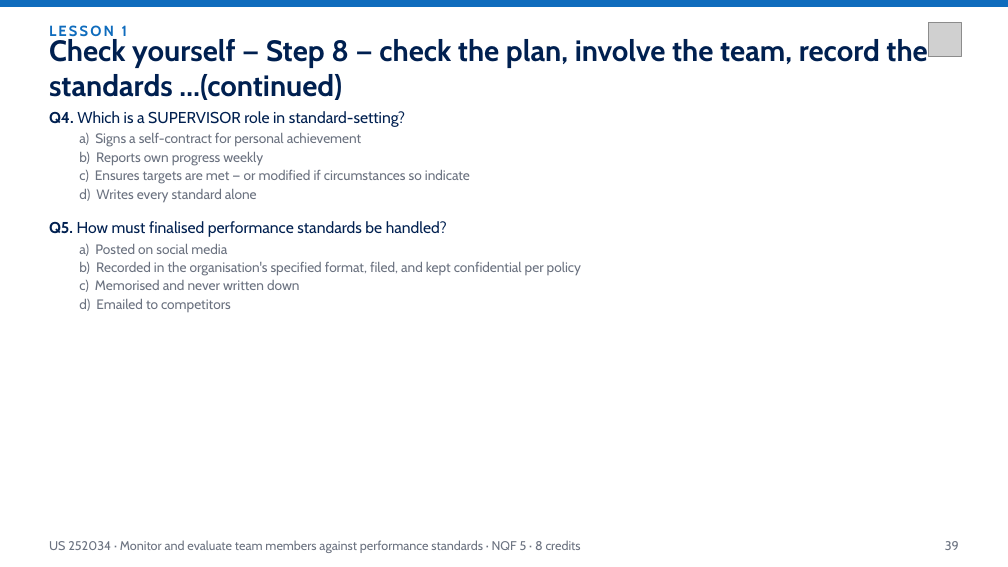
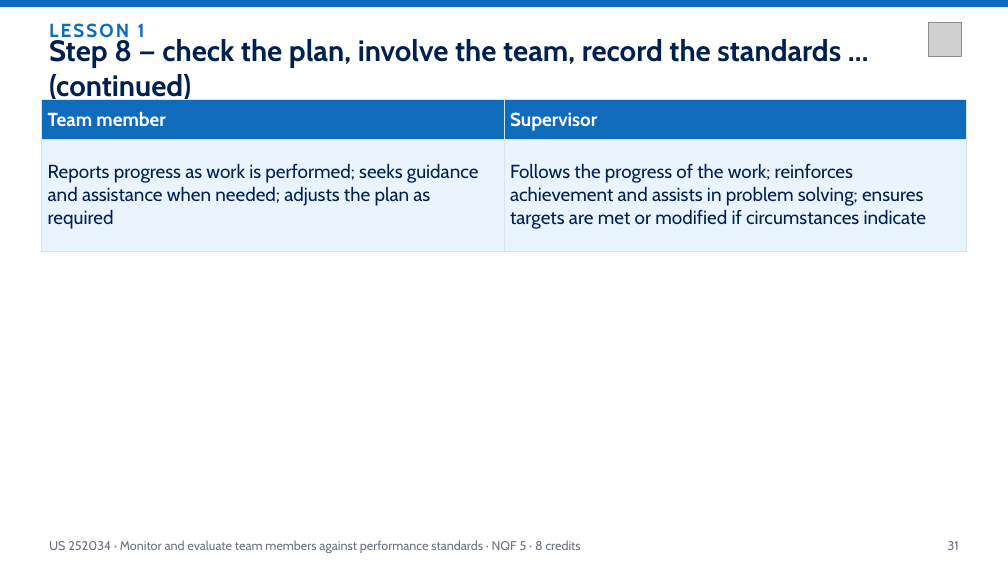
Before and after one commit to andrekyle/ITsystemsupport, a slide deck: slide 31 of public/downloads/US-252034-Monitor-Evaluate-Performance.pptx (slide 39 before the commit). Drawn at 1008x567 pixels with LibreOffice and Linux fonts; fonts in the diff are those of the drawing; grey boxes stand for pictures. Boxes give left, top, right and bottom in pixels: in the first picture for what was removed or moved away, otherwise in the second. Text is boxed around its words. In the diff, an @@ line names an element or a change of style, - is before the commit and + after.

Commit message:
Deck standard: 18pt minimum with measured no-overflow layout, quizzes removed from decks; 252034 regenerated (49 slides / 44 pages)

```diff
--- a/public/downloads/US-252034-Monitor-Evaluate-Performance.pptx
+++ b/public/downloads/US-252034-Monitor-Evaluate-Performance.pptx
@@ text "LESSON 1" at (49, 23, 145, 43): size 14 to 18 pt @@
@@ text at (49, 36, 841, 103): text changed @@
-Check yourself — Step 8 — check the plan, involve the team, record the standards …(continued)
+Step 8 — check the plan, involve the team, record the standards …(continued)
@@ table added at (42, 100, 967, 233), 2 rows, 2 columns @@
+Team member | Supervisor
+Reports progress as work is performed; seeks guidance and assistance when needed; adjusts the plan as required | Follows the progress of the work; reinforces achievement and assists in problem solving; ensures targets are met or modified if circumstances indicate
@@ text removed at (49, 111, 405, 127) @@
-Q4. Which is a SUPERVISOR role in standard-setting?
@@ text removed at (79, 133, 362, 147) @@
-a) Signs a self-contract for personal achievement
@@ text removed at (79, 152, 263, 166) @@
-b) Reports own progress weekly
@@ text removed at (79, 170, 470, 184) @@
-c) Ensures targets are met — or modified if circumstances so indicate
@@ text removed at (79, 189, 257, 203) @@
-d) Writes every standard alone
@@ text removed at (49, 221, 447, 237) @@
-Q5. How must finalised performance standards be handled?
@@ text removed at (79, 244, 227, 256) @@
-a) Posted on social media
@@ text removed at (79, 262, 581, 276) @@
-b) Recorded in the organisation's specified format, filed, and kept confidential per policy
@@ text removed at (79, 280, 299, 292) @@
-c) Memorised and never written down
@@ text removed at (79, 299, 231, 312) @@
-d) Emailed to competitors
@@ text at (948, 541, 959, 550): text changed @@
-39
+31
```
Also in this commit, not shown: 32 other slides changed, 15 slides added, 34 slides removed, 4 other files.
